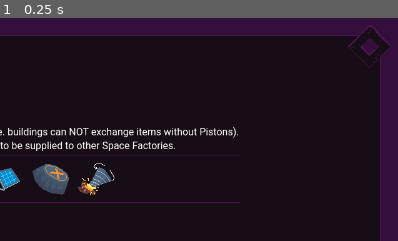
Above: before the commit, frame 1.
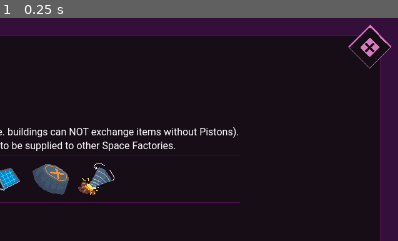
Above: after the commit, the same moment.

Repository: EdShel/StellarConstructor
Game: Godot game, scene res://objects/ui/build_manager/factory_recipe_popup.tscn
Two runs of this game, one before a commit and one after it. Both use one fixed random seed, a clock stepped at 60 frames per second and the inputs below. This scene is started directly instead of the project's main scene.
Inputs:
- Up to frame 1 (0.25 s): no input
The pictures show only the part of the screen within x 50-100%, y 0-50%; the shares and areas given below are measured in that part.

The runs differ from the first frame. In frame 1, 0.4% of the frame differs, in the area x 87-99%, y 3-23%.

Commit message:
Cross to close popups

Diff:
--- a/objects/game.gd
+++ b/objects/game.gd
@@ -124,6 +124,7 @@
 			victory_popup = null
 		)
 		%VictorySlot.add_child(victory_popup)
+		SC.toolbar_item_dismiss.emit()
 
 func handle_power_consumption_increase(amount: int) -> void:
 	power_consumption += amount
--- a/objects/ui/build_manager/base_popup.gd
+++ b/objects/ui/build_manager/base_popup.gd
@@ -2,6 +2,8 @@
 class_name BasePopup
 
 signal closed(result: Dictionary)
+
+var is_closing: bool = false
 
 func _enter_tree() -> void:
 	SC.enable_no_tooltip_mode.emit(true)
@@ -10,6 +12,7 @@
 	SC.enable_no_tooltip_mode.emit(false)
 
 func _on_cancel_button_pressed() -> void:
+	is_closing = true
 	closed.emit({})
 
 func _input(event: InputEvent) -> void:
@@ -17,3 +20,24 @@
 		if event.keycode == KEY_ESCAPE:
 			closed.emit({})
 			get_viewport().set_input_as_handled()
+
+
+func _on_close_icon_mouse_entered() -> void:
+	if is_closing or not %CloseIcon:
+		return
+	var tween = create_tween()
+	tween.tween_property(%CloseIcon, "modulate", Color(0.7, 0.7, 0.7, 1.0), 0.2)
+
+
+func _on_close_icon_mouse_exited() -> void:
+	if is_closing or not %CloseIcon:
+		return
+	var tween = create_tween()
+	tween.tween_property(%CloseIcon, "modulate", Color.WHITE, 0.2)
+
+
+func _on_close_icon_gui_input(event: InputEvent) -> void:
+	if event is InputEventMouseButton and event.pressed and event.button_index == MOUSE_BUTTON_LEFT:
+		is_closing = true
+		closed.emit({})
+		get_viewport().set_input_as_handled()
--- a/objects/ui/build_manager/base_popup.tscn
+++ b/objects/ui/build_manager/base_popup.tscn
@@ -1,7 +1,8 @@
-[gd_scene load_steps=5 format=3 uid="uid://11ur7mtmo2rn"]
+[gd_scene load_steps=6 format=3 uid="uid://11ur7mtmo2rn"]
 
 [ext_resource type="Script" path="res://objects/ui/build_manager/base_popup.gd" id="1_306dy"]
 [ext_resource type="Texture2D" uid="uid://bislcawim670g" path="res://sprites/ui/popup_background.png" id="1_qa1ei"]
+[ext_resource type="Texture2D" uid="uid://qah4v17l2ngc" path="res://sprites/ui/close_button.png" id="3_ne2f1"]
 
 [sub_resource type="StyleBoxTexture" id="StyleBoxTexture_6tvff"]
 texture = ExtResource("1_qa1ei")
@@ -21,6 +22,26 @@
 grow_vertical = 2
 theme_override_styles/panel = SubResource("StyleBoxTexture_6tvff")
 script = ExtResource("1_306dy")
+
+[node name="Control" type="Control" parent="."]
+layout_mode = 2
+size_flags_horizontal = 8
+size_flags_vertical = 0
+
+[node name="CloseIcon" type="TextureRect" parent="Control"]
+unique_name_in_owner = true
+layout_mode = 1
+anchors_preset = -1
+anchor_left = 1.0
+anchor_top = 1.0
+anchor_right = 1.0
+anchor_bottom = 1.0
+offset_top = -95.0
+offset_right = 96.0
+offset_bottom = 1.0
+grow_horizontal = 0
+texture = ExtResource("3_ne2f1")
+stretch_mode = 2
 
 [node name="HBoxContainer" type="HBoxContainer" parent="."]
 layout_mode = 2
@@ -54,4 +75,7 @@
 layout_mode = 2
 text = "Cancel"
 
+[connection signal="gui_input" from="Control/CloseIcon" to="." method="_on_close_icon_gui_input"]
+[connection signal="mouse_entered" from="Control/CloseIcon" to="." method="_on_close_icon_mouse_entered"]
+[connection signal="mouse_exited" from="Control/CloseIcon" to="." method="_on_close_icon_mouse_exited"]
 [connection signal="pressed" from="HBoxContainer/MarginContainer/VBoxContainer/CenterContainer/CancelButton" to="." method="_on_cancel_button_pressed"]
Binary file added: sprites/ui/close_button.png
Not shown, added: sprites/ui/close_button.png.import
